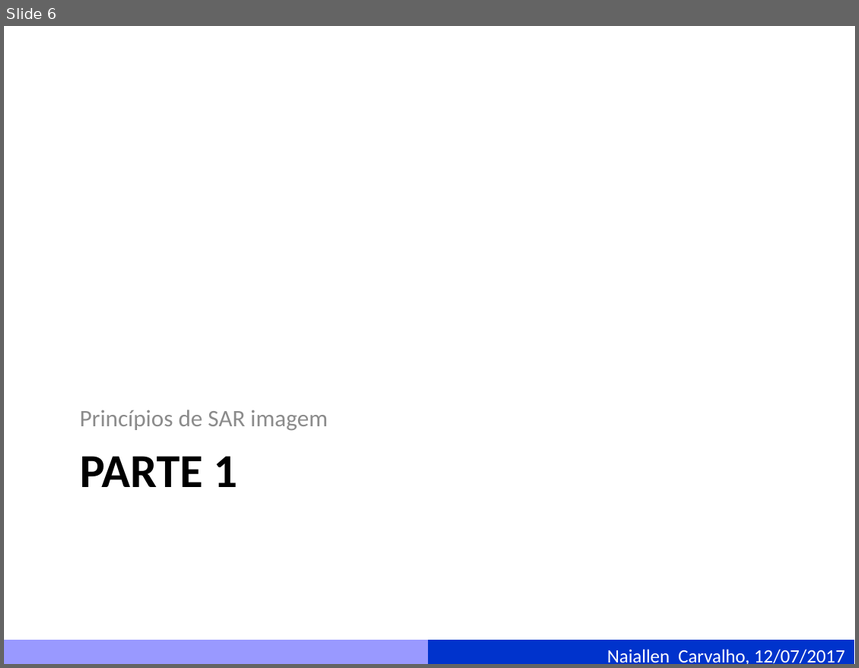
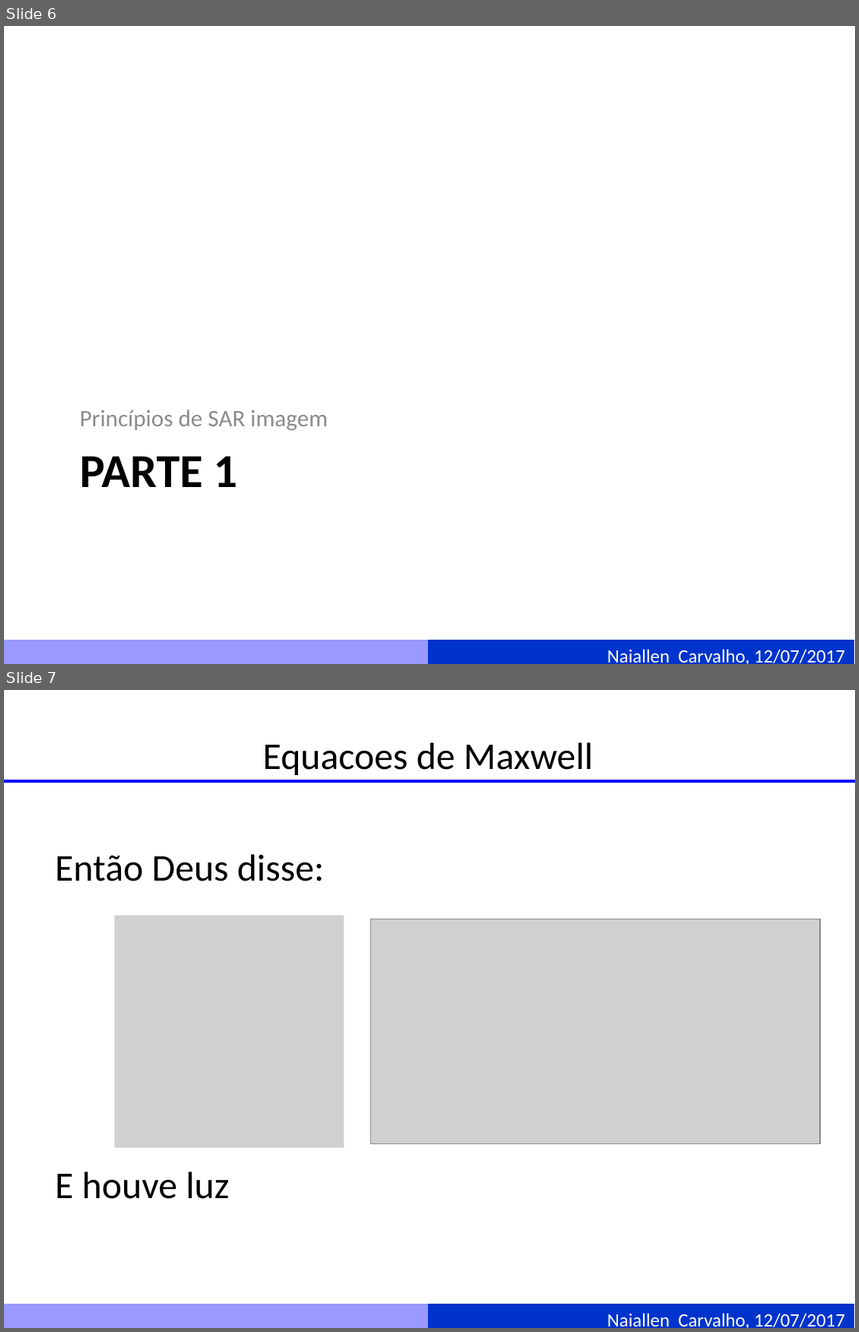
Before and after one commit to naiallen/curso_sar_presentation, a slide deck: Fundamentos de imagens SAR.pptm. Shown one above the other, each under a label of ours: slide 6 before the commit, slides 6 and 7 after it. The pictures are 859x668 and 859x1332 pixels, drawn with LibreOffice and Linux fonts; fonts in the diff are those of the drawing; grey boxes stand for pictures. Boxes give left, top, right and bottom in pixels: in the first picture for what was removed or moved away, otherwise in the second. Text is boxed around its words. In the diff, an @@ line names an element or a change of style, - is before the commit and + after.

```diff
--- a/Fundamentos de imagens SAR.pptm
+++ b/Fundamentos de imagens SAR.pptm
@@ slide 7 added at [4,690,855,1328], background #FFFFFF; not listed: 2 template elements that a slide beside it also shows @@
@@ title added at [263,742,593,775], 32 pt, text #000000 @@
+Equacoes de Maxwell
@@ line added from (4, 781) to (855, 781), #0000FF 3 pt @@
@@ text added at [55,854,325,1199], 32 pt, text #000000 @@
+Então Deus disse:
+E houve luz
@@ picture added at [115,916,344,1148] @@
@@ picture added at [371,919,820,1144] @@
```
Also in this commit, not shown: 24 other slides added, 1 slide removed.
